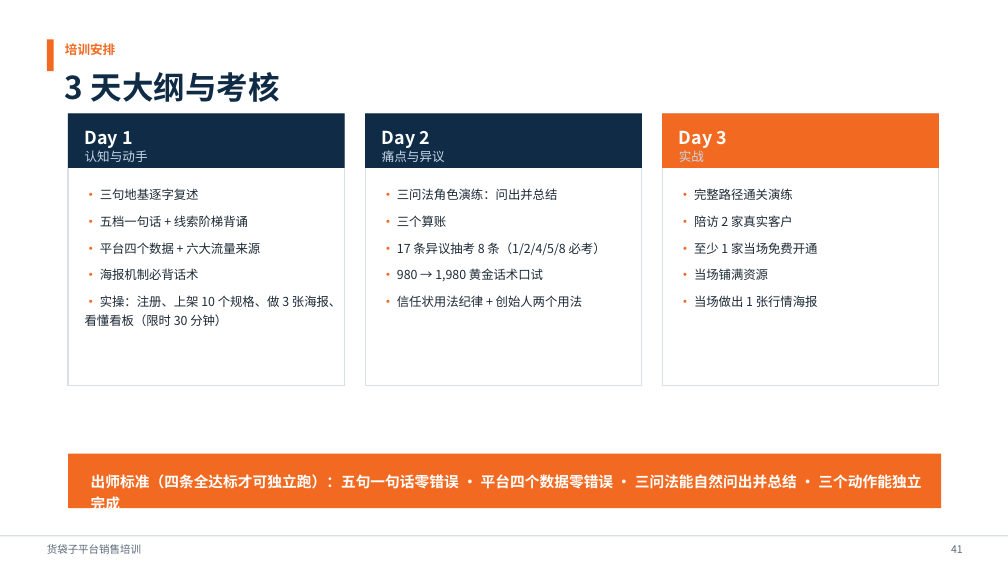
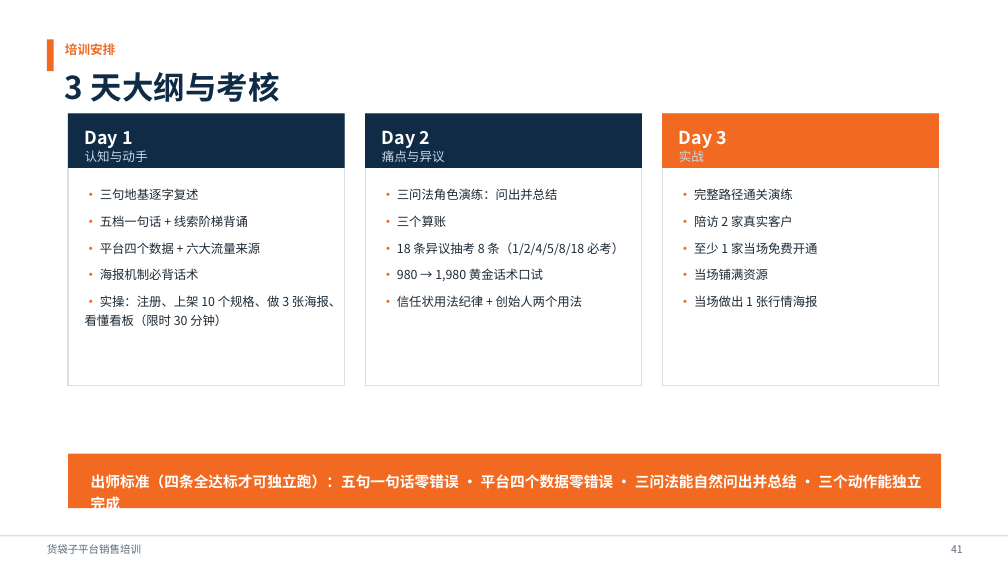
Before and after one commit to so6662001/GongSiDingWei, a slide deck: slide 41 of 货袋子平台销售培训.pptx. Drawn at 1008x567 pixels with LibreOffice and Linux fonts; fonts in the diff are those of the drawing. Boxes give left, top, right and bottom in pixels: in the first picture for what was removed or moved away, otherwise in the second. Text is boxed around its words. In the diff, an @@ line names an element or a change of style, - is before the commit and + after.

```diff
--- a/货袋子平台销售培训.pptx
+++ b/货袋子平台销售培训.pptx
@@ text at (397,242,624,255): text changed @@
-· 17 条异议抽考 8 条（1/2/4/5/8 必考）
+· 18 条异议抽考 8 条（1/2/4/5/8/18 必考）
```
Also in this commit, not shown: 6 other slides changed, 4 other files.
